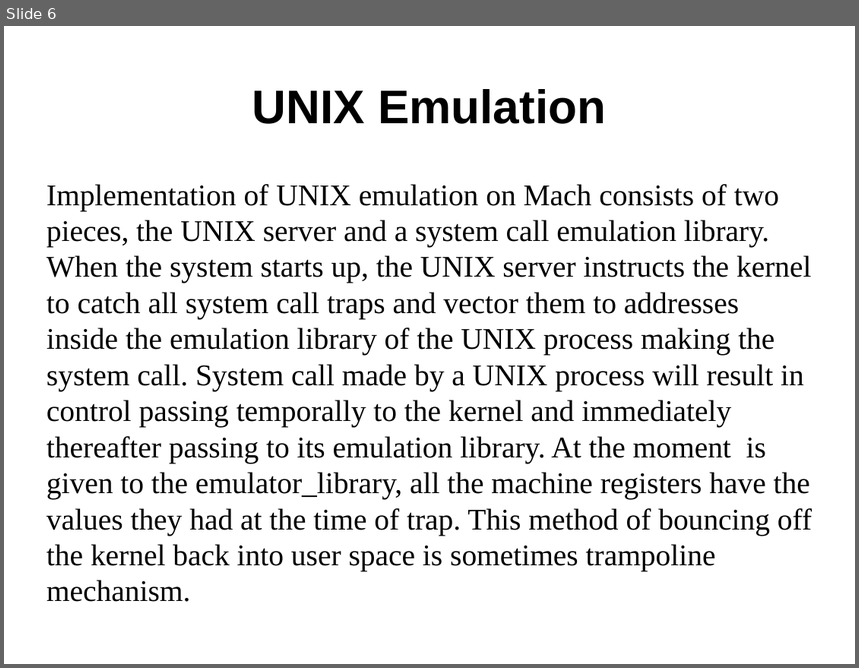
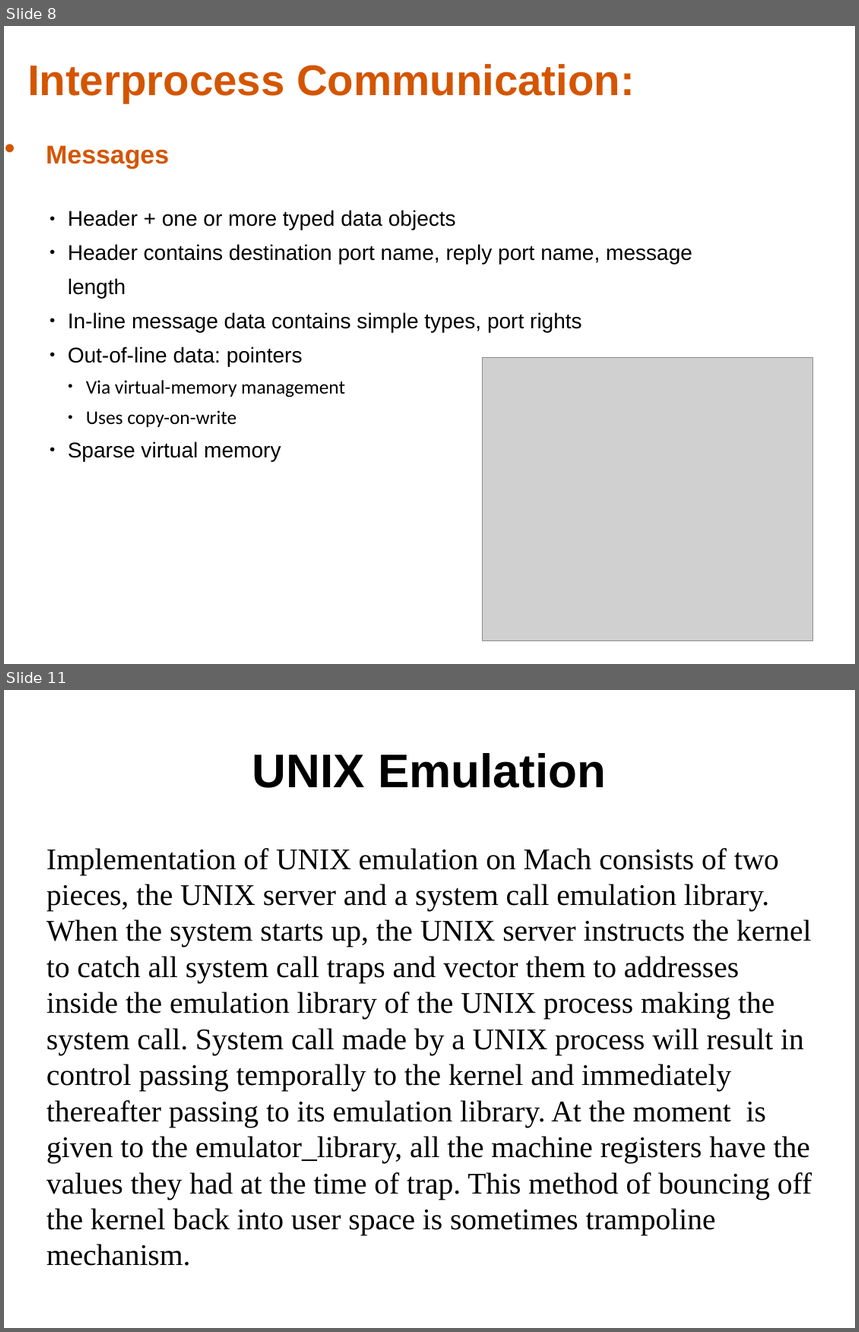
Before and after one commit to sunil11101/MACH-PPT, a slide deck: MACH_and_UNIX_emulation_in_MACH.pptx. Shown one above the other, each under a label of ours: slide 6 before the commit, slides 8 and 11 after it; the slides between them are not shown. The pictures are 859x668 and 859x1332 pixels, drawn with LibreOffice and Linux fonts; fonts in the diff are those of the drawing; grey boxes stand for pictures. Boxes give left, top, right and bottom in pixels: in the first picture for what was removed or moved away, otherwise in the second. Text is boxed around its words. In the diff, an @@ line names an element or a change of style, - is before the commit and + after.

Commit message:
interprocess PPT added

```diff
--- a/MACH_and_UNIX_emulation_in_MACH.pptx
+++ b/MACH_and_UNIX_emulation_in_MACH.pptx
@@ slide 8 added at [4, 26, 855, 664], background #FFFFFF @@
@@ text added at [28, 64, 635, 169], 40 pt, text #D45500, bold @@
+● Interprocess Communication:
+  Messages
@@ text added at [68, 210, 693, 461], 19.9 pt, text #000000 @@
+● Header + one or more typed data objects
+● Header contains destination port name, reply port name, message length
+● In-line message data contains simple types, port rights
+● Out-of-line data: pointers
+  ● Via virtual-memory management
+  ● Uses copy-on-write
+● Sparse virtual memory
@@ picture added at [483, 358, 813, 642] @@
@@ what was slide 6 is now slide 11 @@
```
Also in this commit, not shown: 3 slides changed, 4 other slides added.
